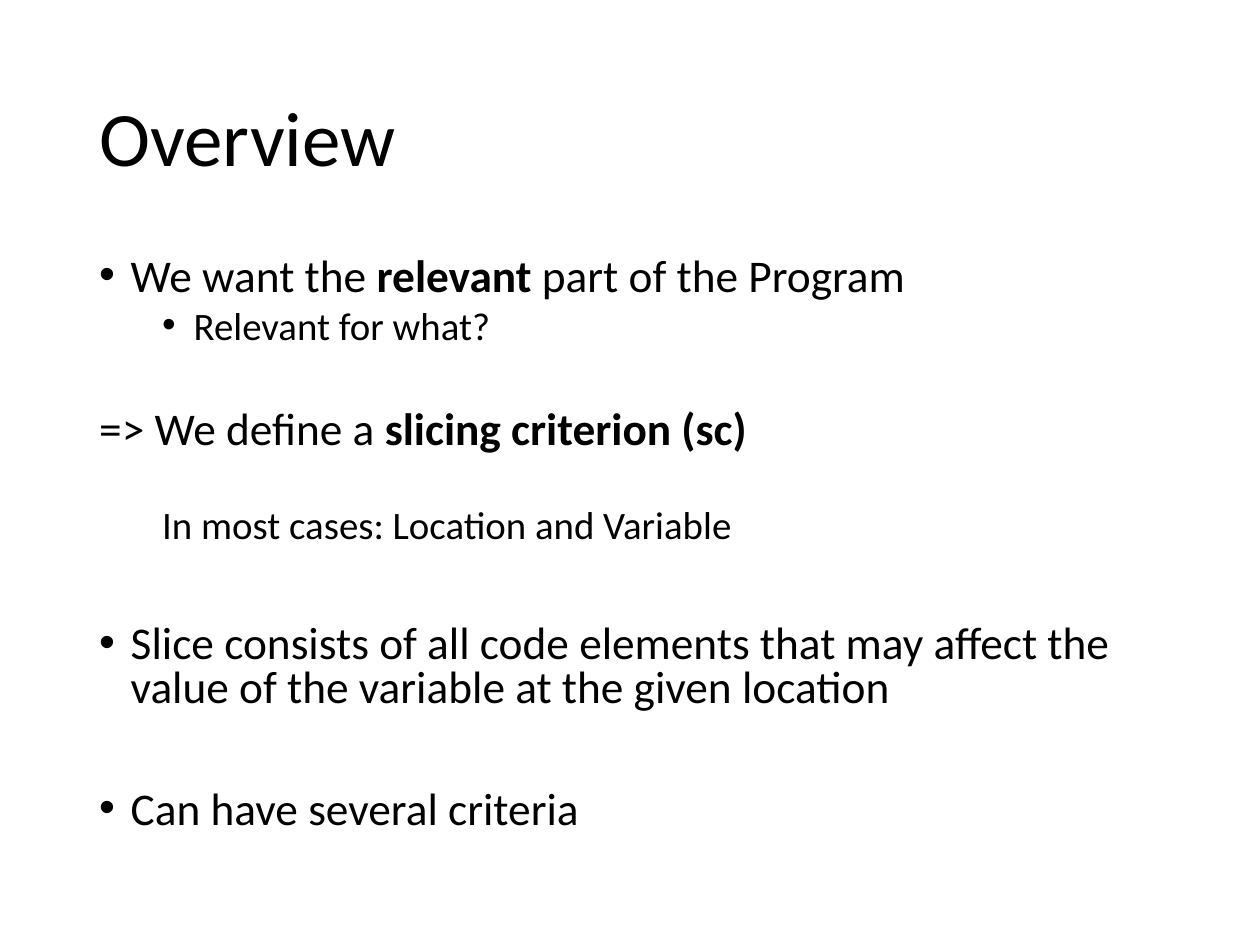
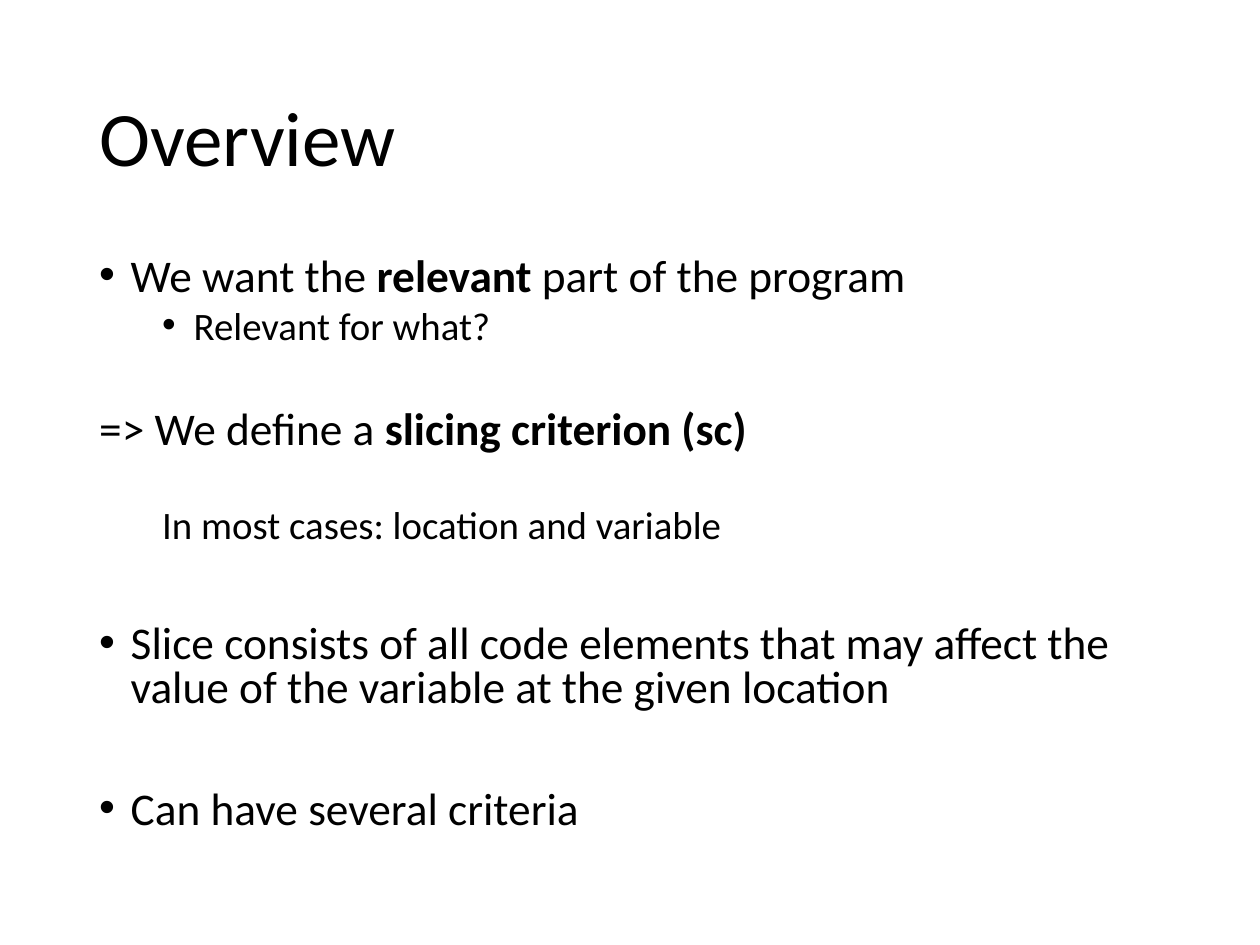
Before and after one commit to stg-tud/apsa, a slide deck: slide 3 of 2019/Slicing/Applied Static Analysis -Code Slicing.pptx. Drawn at 1260x945 pixels with LibreOffice and Linux fonts; fonts in the diff are those of the drawing. Boxes give left, top, right and bottom in pixels: in the first picture for what was removed or moved away, otherwise in the second. Text is boxed around its words. In the diff, an @@ line names an element or a change of style, - is before the commit and + after.

```diff
--- a/2019/Slicing/Applied Static Analysis -Code Slicing.pptx
+++ b/2019/Slicing/Applied Static Analysis -Code Slicing.pptx
@@ text at (x1=131, y1=260, x2=905, y2=300): text changed @@
-• We want the relevant part of the Program
+• We want the relevant part of the program
@@ text at (x1=162, y1=512, x2=721, y2=540): text changed @@
-  In most cases: Location and Variable
+  In most cases: location and variable
```
Also in this commit, not shown: 9 other slides changed, 1 other file.
